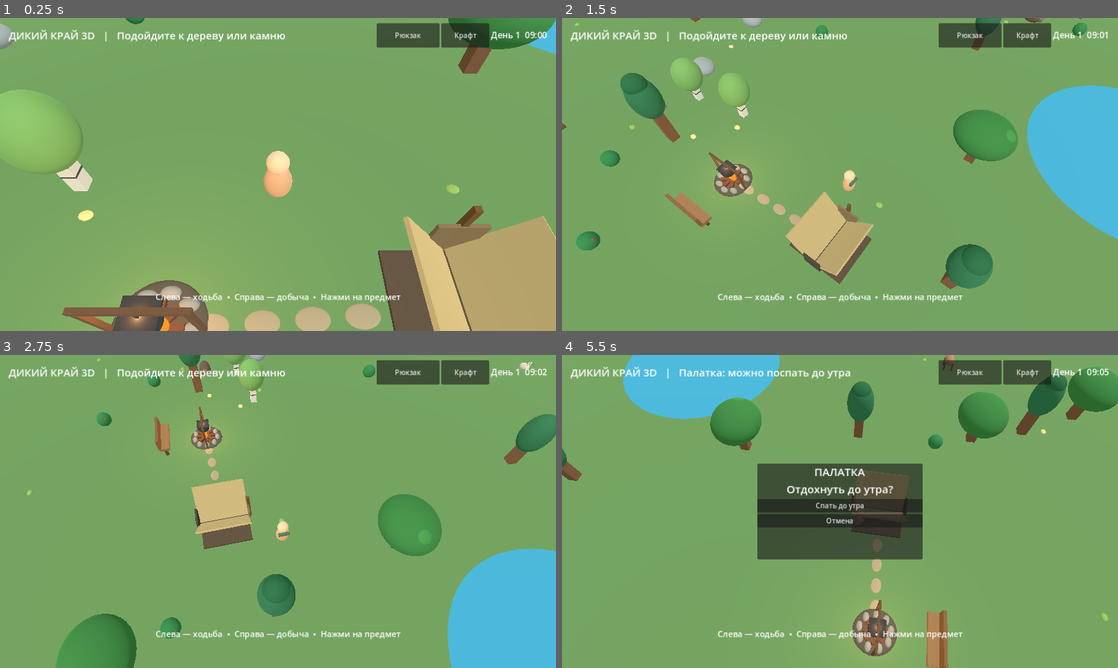
Above: before the commit, frames 1-4 (two rows, left to right).
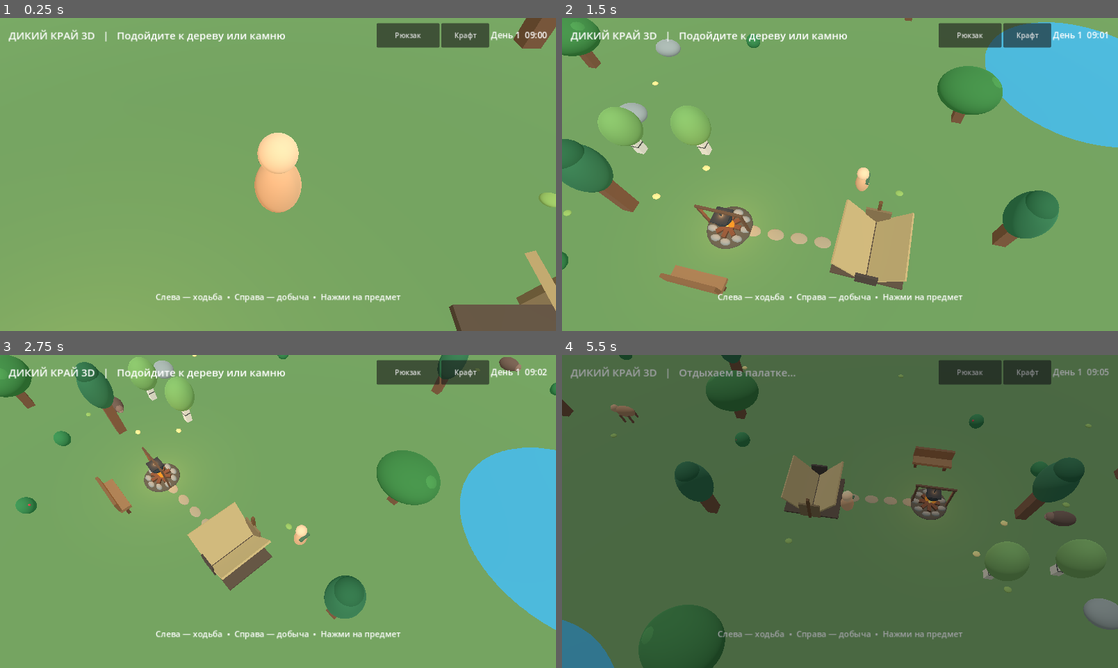
Above: after the commit, the same moments.

Repository: hjz2tz7cgv-ctrl/DikiyKrayGodot
Game: Godot game, scene res://scenes/main.tscn
Two runs of this game, one before a commit and one after it. Both use one fixed random seed, a clock stepped at 60 frames per second and the inputs below.
Inputs (mouse positions are in pixels of both pictures, inside the frame that each line leads up to):
- Up to frame 1 (0.25 s): no input
- Up to frame 2 (1.5 s): move the mouse to (962, 158) at 0.52 s; hold Right (ui_right) 0.53-1.25 s; click (962, 158) at 0.67 s; drag from (728, 190) to (812, 237) at 1.27 s
- Up to frame 3 (2.75 s): move the mouse to (333, 442) at 2.02 s; hold Right (ui_right) from 2.03 s (still down)
- Up to frame 4 (5.5 s): release Right (ui_right) at 2.75 s; drag from (812, 574) to (673, 464) at 2.77 s; move the mouse to (1006, 558) at 3.52 s; hold Left (ui_left) 3.53-4.25 s; drag from (673, 464) to (756, 433) at 4.27 s; move the mouse to (867, 511) at 5.02 s; hold Down (ui_down) from 5.03 s (still down); click (867, 511) at 5.17 s

The runs differ from the first frame. In frame 1, 19% of the frame differs, in the area x 0-100%, y 0-100%; in frame 2, 27%; in frame 3, 26%; in frame 4, 95%.

Commit message:
Add files via upload

Diff:
--- a/scripts/main.gd
+++ b/scripts/main.gd
@@ -303,15 +303,15 @@
         camera_initialized = true
     elif delta > 0.0:
         # Плавный доворот даже при резком развороте персонажа на 180 градусов.
-        camera_follow_yaw = lerp_angle(camera_follow_yaw, facing, 1.0 - exp(-1.35 * delta))
-        camera_focus = camera_focus.lerp(target_focus, 1.0 - exp(-3.0 * delta))
+        camera_follow_yaw = lerp_angle(camera_follow_yaw, facing, 1.0 - exp(-0.72 * delta))
+        camera_focus = camera_focus.lerp(target_focus, 1.0 - exp(-1.8 * delta))
     var backward := Vector3(-sin(camera_follow_yaw), 0.0, cos(camera_follow_yaw))
     var target_position := camera_focus + backward * camera_distance * camera_tilt + Vector3.UP * camera_distance
     if delta <= 0.0:
         # Масштабирование двумя пальцами меняет расстояние сразу, без рывка угла.
         camera.global_position = target_position
     else:
-        camera.global_position = camera.global_position.lerp(target_position, 1.0 - exp(-2.4 * delta))
+        camera.global_position = camera.global_position.lerp(target_position, 1.0 - exp(-1.35 * delta))
     camera.look_at(camera_focus, Vector3.UP)
 
 func _is_lake(pos: Vector2, margin := 0.0) -> bool:
